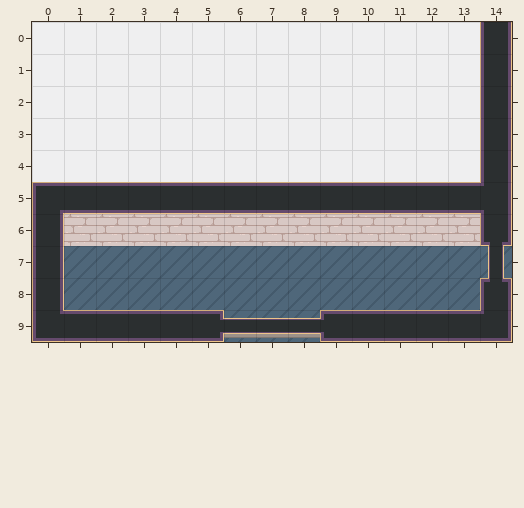
Two states of a Tiled map (JSON), challenge.tmj. The picture above was drawn from the file before the commit.
Cells are 32x32 px. Shown: x 0..14, y 0..9.
After:
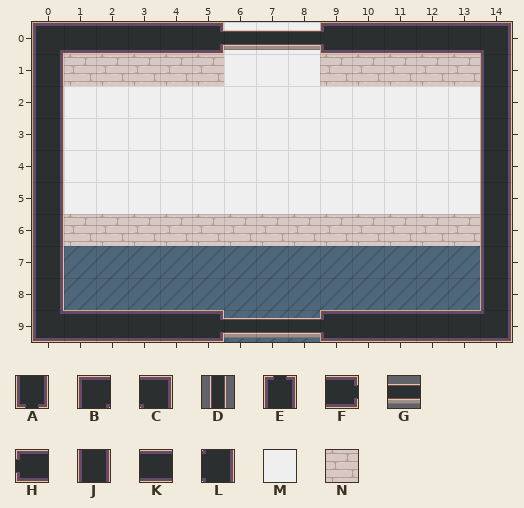
Key: from "WA_Room_Builder": A 11, B 28, C 29, D 36, E 61, F 63, G 64, H 65, J 102, K 104, L 158, M 276, N 310.
_ is an empty cell, . an unchanged one.
Change:
--- layer "floor"
@@ x 1..13 @@
- 5 _____________
+ 5 MMMMMMMMMMMMM
--- layer "Realwalls"
@@ x 0..14 @@
- 0 ______..._____J
- 1 ______..._____.
- 2 _..............
- 3 _..............
- 4 _..............
- 5 BKKKKKKKKKKKKKL
- 6 ..............A
- 7 .............._
- 8 ..............E
+ 0 BKKKKF...HKKKKC
+ 1 JNNNNN...NNNNN.
+ 2 J..............
+ 3 J..............
+ 4 J..............
+ 5 J_____________J
+ 6 ..............J
+ 7 ..............J
+ 8 ..............J
--- layer "above/above"
@@ x 6..8 @@
- 0 ___
+ 0 GGG
@@ x 14..14 @@
- 7 D
+ 7 _
Changed places in both pictures, as pixel boxes (x1, y1, x2, y2):
changed: (32, 22, 512, 282)
